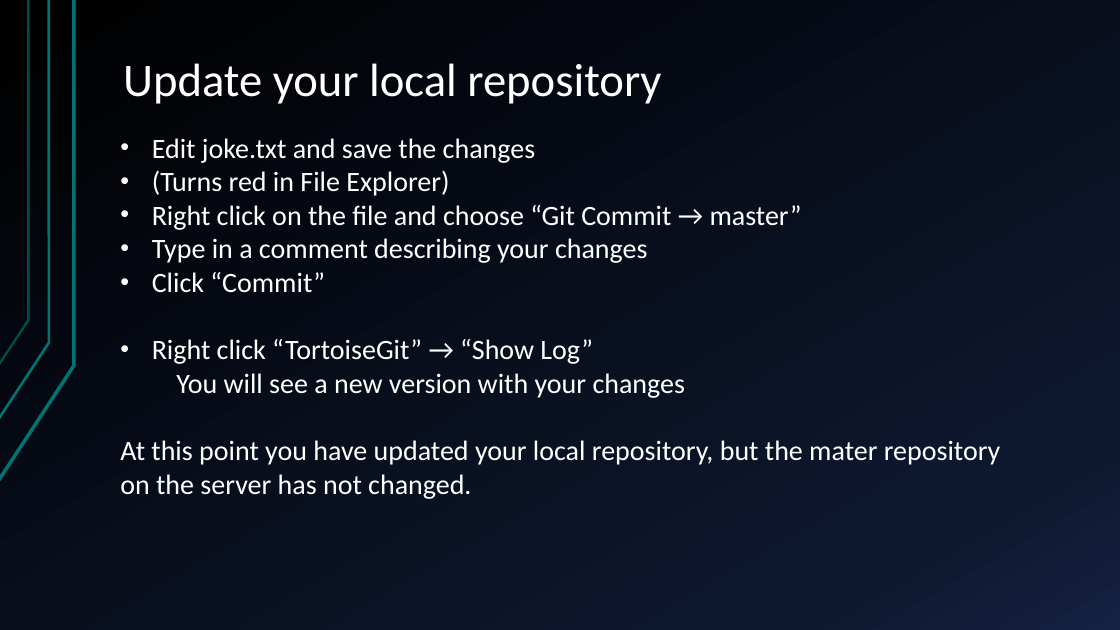
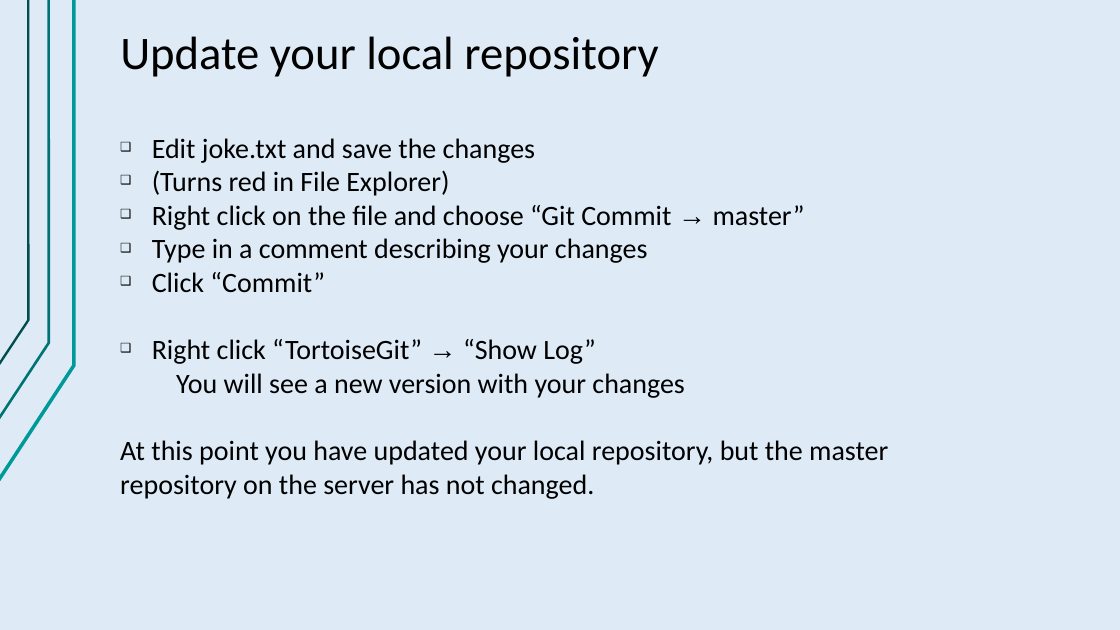
Before and after one commit to FRC4913/GitTest, a slide deck: slide 7 of git.pptx. Drawn at 1120x630 pixels with LibreOffice and Linux fonts; fonts in the diff are those of the drawing. Boxes give left, top, right and bottom in pixels: in the first picture for what was removed or moved away, otherwise in the second. Text is boxed around its words. In the diff, an @@ line names an element or a change of style, - is before the commit and + after.

Commit message:
Dark font light background works better with the projector

```diff
--- a/git.pptx
+++ b/git.pptx
@@ background gradient #000000 to #0F1931 to #142242 to #DEEBF7 @@
@@ freeform shape at (0,0,49,419): outline #007373 2.25 pt to #007373 2.24 pt @@
@@ freeform shape at (0,0,29,365): outline #007373 2 pt to #004D4D 2.01 pt @@
@@ freeform shape at (0,0,74,480): outline #007373 3 pt to #009999 3 pt; outline redrawn @@
@@ title "Update your local repository" at (120,36,658,77): text colour #FFFFFF to #000000; vertical alignment bottom to top @@
@@ free "Edit joke.txt and save the ...": place and size @@
-free "Edit joke.txt and save the ..." at (120,138,1001,499)
+free "Edit joke.txt and save the ..." at (112,126,1015,560)
@@ text in free at (152,138,805,398): text colour #FFFFFF to #000000 in "Edit joke.txt and save the changes", "(Turns red in File Explorer)", "Right click on the file and choose ...", "Type in a comment describing your changes" and 3 more places; font Calibri to Arial in "→", "→"; bullet • to ❑; list level 2 to 1 in "You will see a new ..." @@
@@ text in free at (120,440,888,499): text changed; text colour #FFFFFF to #000000 @@
-At this point you have updated your local repository, but the mater repository on the server has not changed.
+At this point you have updated your local repository, but the master repository on the server has not changed.
```
Also in this commit, not shown: 9 other slides changed.
